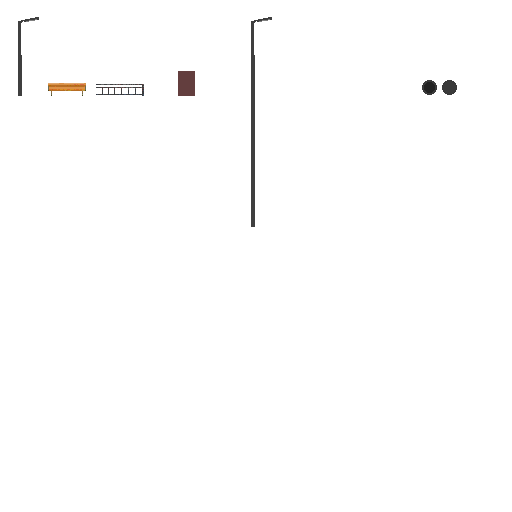
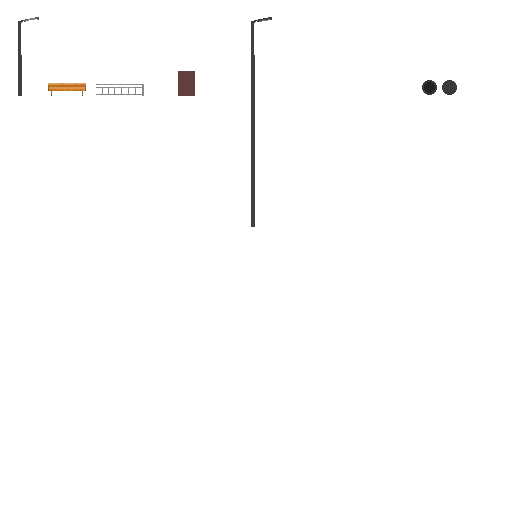
Layer changes from the first 512×512 image to the second:
added layer "가로등 불" above "하수구2" over box(21, 17, 39, 23)
painted on "울타리" over box(96, 84, 144, 96)